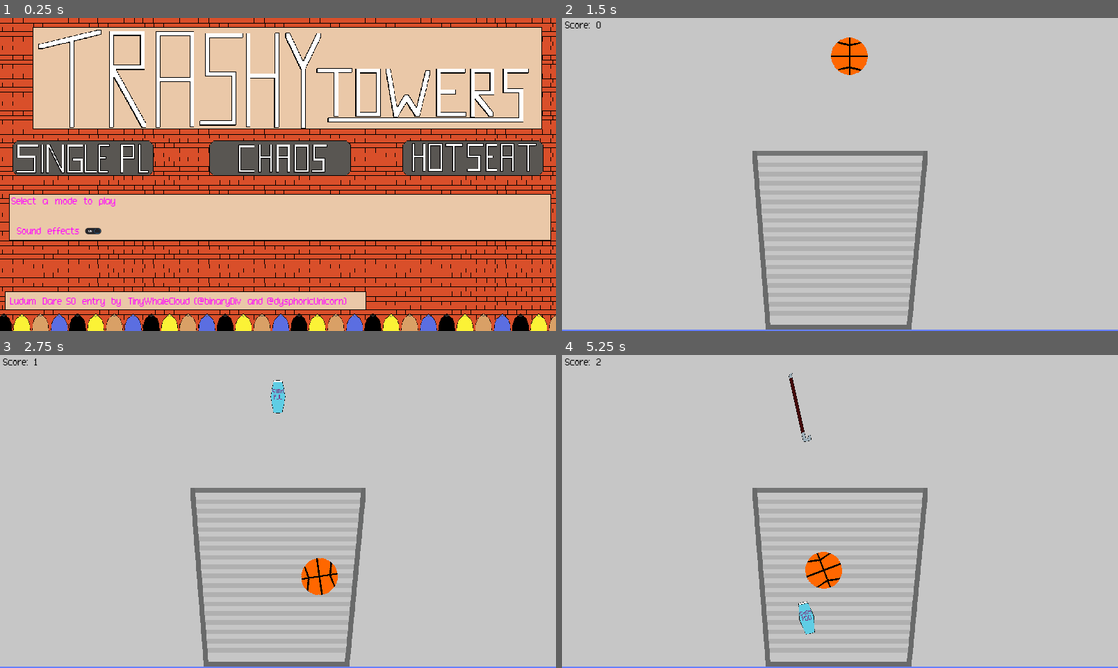
Above: before the commit, frames 1-4 (two rows, left to right).
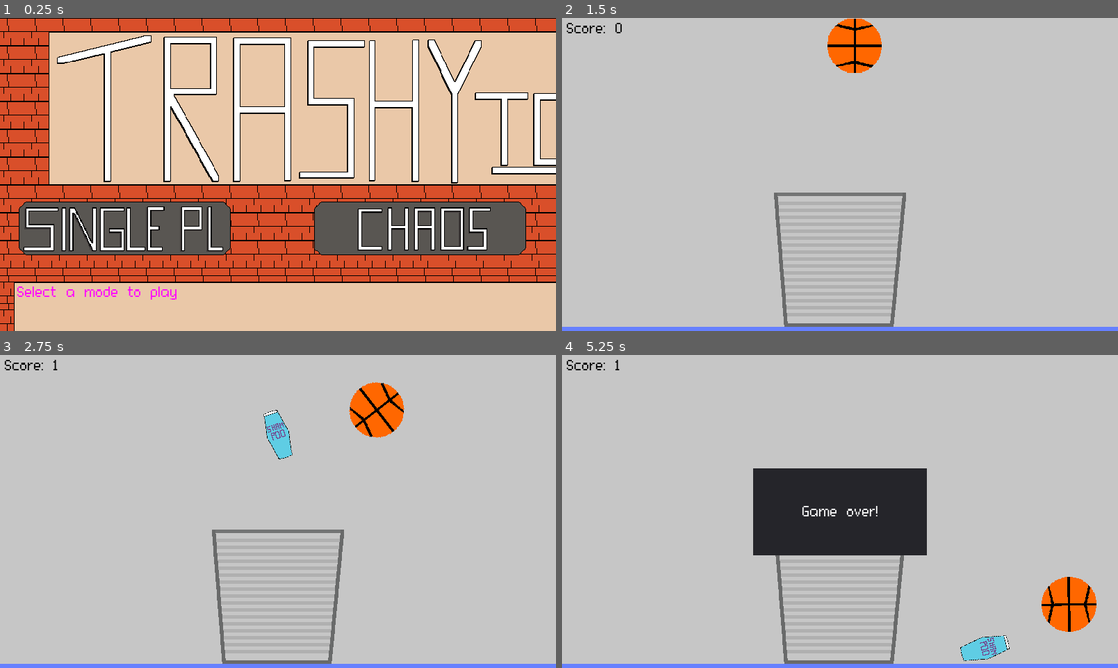
Above: after the commit, the same moments.

Repository: TinyWhaleCloud/ld50-trashytowers
Game: Godot game, scene res://screens/title_screen/TitleScreen.tscn
The game is run twice, just before and just after one commit, with the same random seed, the same clock (stepped at 60 frames per second) and the same inputs. The engine's default icon, where the game draws it, is replaced by a stand-in: a white triangle on a blue panel in a dark square. Sound files missing from this copy of the repository are replaced by a short silence.
Inputs (mouse positions are in pixels of both pictures, inside the frame that each line leads up to; where the layout moved, square brackets give the same spot in the first picture):
- Up to frame 1 (0.25 s): no input
- Up to frame 2 (1.5 s): click (689, 227) [645, 158] at 0.5 s; move the mouse to (962, 158) at 1.27 s; hold D (player1_right) from 1.28 s (still down); tap Space (player1_drop) at 1.35 s
- Up to frame 3 (2.75 s): move the mouse to (166, 527) at 2.02 s; release D (player1_right) at 2.03 s; hold S (player1_down) from 2.03 s (still down); tap Q (player1_turn_ccw) at 2.1 s
- Up to frame 4 (5.25 s): move the mouse to (895, 442) at 2.77 s; release S (player1_down) at 2.78 s; hold E (player1_turn_cw) 2.78-3.53 s; hold D (player1_right) 2.78-4.28 s; move the mouse to (812, 574) at 3.52 s; tap Space (player1_drop) at 3.6 s; move the mouse to (1006, 558) at 4.27 s; hold Q (player1_turn_ccw) 4.28-5.03 s; hold A (player1_left) from 4.28 s (still down); move the mouse to (673, 464) at 5.02 s; tap E (player1_turn_cw) at 5.1 s

The runs differ from the first frame. In frame 1, 64% of the frame differs, in the area x 0-100%, y 0-100%; in frame 2, 4.4%; in frame 3, 6.1%; in frame 4, 14%.

Commit message:
Change target display size to 1280x720

Diff:
--- /dev/null
+++ b/src/objects/floor/Floor.tscn
@@ -0,0 +1,15 @@
+[gd_scene load_steps=2 format=2]
+
+[sub_resource type="RectangleShape2D" id=2]
+extents = Vector2( 1200, 20 )
+
+[node name="Floor" type="StaticBody2D"]
+
+[node name="Line2D" type="Line2D" parent="."]
+position = Vector2( 0, 5 )
+points = PoolVector2Array( -1200, 0, 1200, 0 )
+default_color = Color( 0.4, 0.501961, 1, 1 )
+
+[node name="CollisionShape2D" type="CollisionShape2D" parent="."]
+position = Vector2( 0, 20 )
+shape = SubResource( 2 )
--- a/src/objects/trash_bin/TrashBin.tscn
+++ b/src/objects/trash_bin/TrashBin.tscn
@@ -5,7 +5,9 @@
 [node name="TrashBin" type="StaticBody2D"]
 
 [node name="CollisionPolygon2D" type="CollisionPolygon2D" parent="."]
+position = Vector2( 0, -320 )
 polygon = PoolVector2Array( -285, -294, -240, 303, 234, 301, 294, -295, 306, -295, 248, 320, -254, 323, -303, -295 )
 
 [node name="Sprite" type="Sprite" parent="."]
 texture = ExtResource( 1 )
+offset = Vector2( 0, -320 )
--- a/src/project.godot
+++ b/src/project.godot
@@ -49,8 +49,8 @@
 
 [display]
 
-window/size/width=1920
-window/size/height=1080
+window/size/width=1280
+window/size/height=720
 window/size/test_width=1280
 window/size/test_height=720
 window/dpi/allow_hidpi=true
--- a/src/screens/main_game/MainGame.tscn
+++ b/src/screens/main_game/MainGame.tscn
@@ -4,13 +4,11 @@
 [ext_resource path="res://objects/trash_bin/TrashBin.tscn" type="PackedScene" id=2]
 [ext_resource path="res://actors/player/Player.tscn" type="PackedScene" id=3]
 [ext_resource path="res://ui/hud/HUD.tscn" type="PackedScene" id=4]
-[ext_resource path="res://screens/main_game/gameover.wav" type="AudioStream" id=5]
+[ext_resource path="res://objects/floor/Floor.tscn" type="PackedScene" id=5]
+[ext_resource path="res://screens/main_game/gameover.wav" type="AudioStream" id=6]
 
 [sub_resource type="RectangleShape2D" id=1]
-extents = Vector2( 800, 60 )
-
-[sub_resource type="RectangleShape2D" id=2]
-extents = Vector2( 1200, 20 )
+extents = Vector2( 800, 40 )
 
 [node name="MainGame" type="Node2D"]
 script = ExtResource( 1 )
@@ -18,35 +16,28 @@
 [node name="HUD" parent="." instance=ExtResource( 4 )]
 
 [node name="TrashBin" parent="." instance=ExtResource( 2 )]
-position = Vector2( 960, 755 )
+position = Vector2( 640, 710 )
+scale = Vector2( 0.5, 0.5 )
 
 [node name="Player" parent="." instance=ExtResource( 3 )]
-position = Vector2( 960, 68 )
+position = Vector2( 640, 0 )
 
 [node name="FloorArea" type="Area2D" parent="."]
-position = Vector2( 960, 1080 )
+position = Vector2( 640, 720 )
 
 [node name="CollisionShapeLeft" type="CollisionShape2D" parent="FloorArea"]
-position = Vector2( -1075, -60 )
+position = Vector2( -946, -40 )
 shape = SubResource( 1 )
 
 [node name="CollisionShapeRight" type="CollisionShape2D" parent="FloorArea"]
-position = Vector2( 1070, -60 )
+position = Vector2( 944, -40 )
 shape = SubResource( 1 )
 
-[node name="Floor" type="StaticBody2D" parent="."]
-position = Vector2( 960, 1080 )
-
-[node name="Line2D" type="Line2D" parent="Floor"]
-points = PoolVector2Array( -1200, 0, 1200, 0 )
-default_color = Color( 0.4, 0.501961, 1, 1 )
-
-[node name="CollisionShape2D" type="CollisionShape2D" parent="Floor"]
-position = Vector2( 0, 10 )
-shape = SubResource( 2 )
+[node name="Floor" parent="." instance=ExtResource( 5 )]
+position = Vector2( 640, 710 )
 
 [node name="GameOverPlayer" type="AudioStreamPlayer" parent="."]
-stream = ExtResource( 5 )
+stream = ExtResource( 6 )
 
 [connection signal="retry_spawn" from="Player" to="." method="_on_Player_retry_spawn"]
 [connection signal="score_changed" from="Player" to="." method="_on_Player_score_changed"]
--- a/src/ui/hud/HUD.tscn
+++ b/src/ui/hud/HUD.tscn
@@ -18,6 +18,7 @@
 text = "Score: 0"
 
 [node name="GameOverScreen" type="Panel" parent="."]
+visible = false
 anchor_left = 0.5
 anchor_top = 0.5
 anchor_right = 0.5
